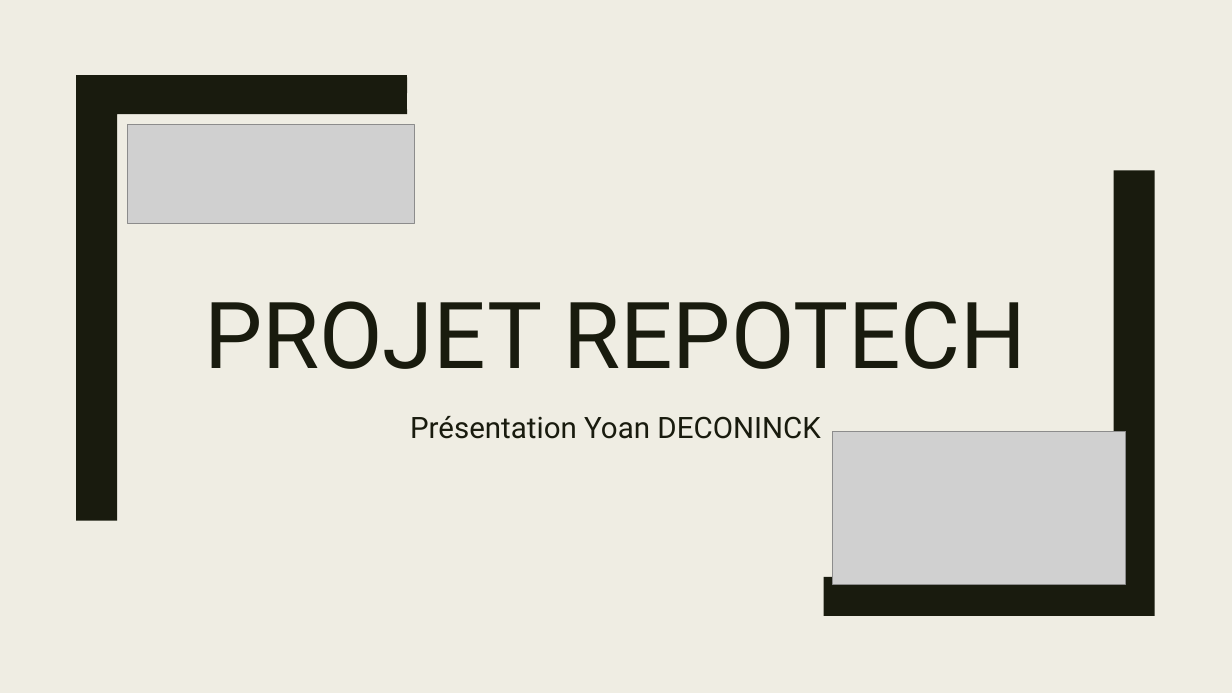
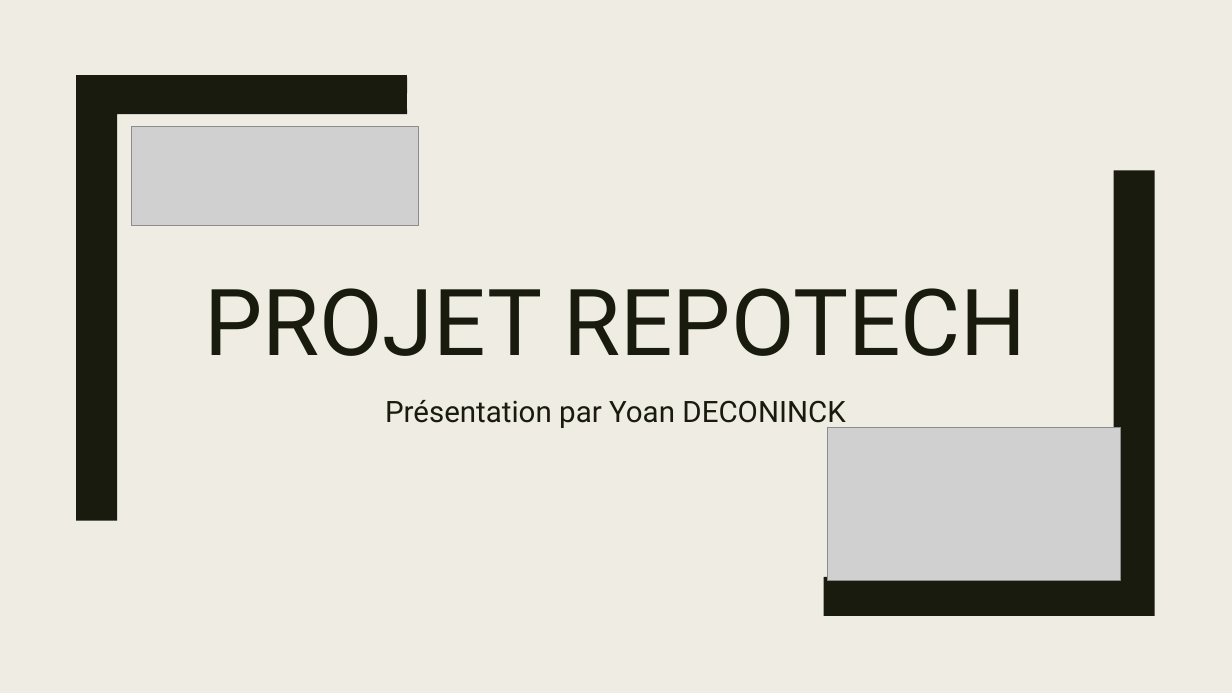
Before and after one commit to Yoan15/CDA22-23_yoan, a slide deck: slide 1 of ressources/CDA_Projet_Repotech_Yoan_Deconinck.pptx. Drawn at 1232x693 pixels with LibreOffice and Linux fonts; fonts in the diff are those of the drawing; grey boxes stand for pictures. Boxes give left, top, right and bottom in pixels: in the first picture for what was removed or moved away, otherwise in the second. Text is boxed around its words. In the diff, an @@ line names an element or a change of style, - is before the commit and + after.

```diff
--- a/ressources/CDA_Projet_Repotech_Yoan_Deconinck.pptx
+++ b/ressources/CDA_Projet_Repotech_Yoan_Deconinck.pptx
@@ picture: place and size @@
-picture at box(128, 124, 414, 223)
+picture at box(132, 127, 419, 226)
@@ title "PROJET REPOTECH": place and size @@
-title "PROJET REPOTECH" at box(204, 301, 1026, 369)
+title "PROJET REPOTECH" at box(204, 288, 1026, 356)
@@ subtitle at box(385, 400, 845, 429): text changed @@
-Présentation Yoan DECONINCK
+Présentation par Yoan DECONINCK
@@ picture: place and size @@
-picture at box(833, 432, 1126, 584)
+picture at box(827, 427, 1120, 579)
```
Also in this commit, not shown: 8 slides added, 1 slide removed, 1 other file.
